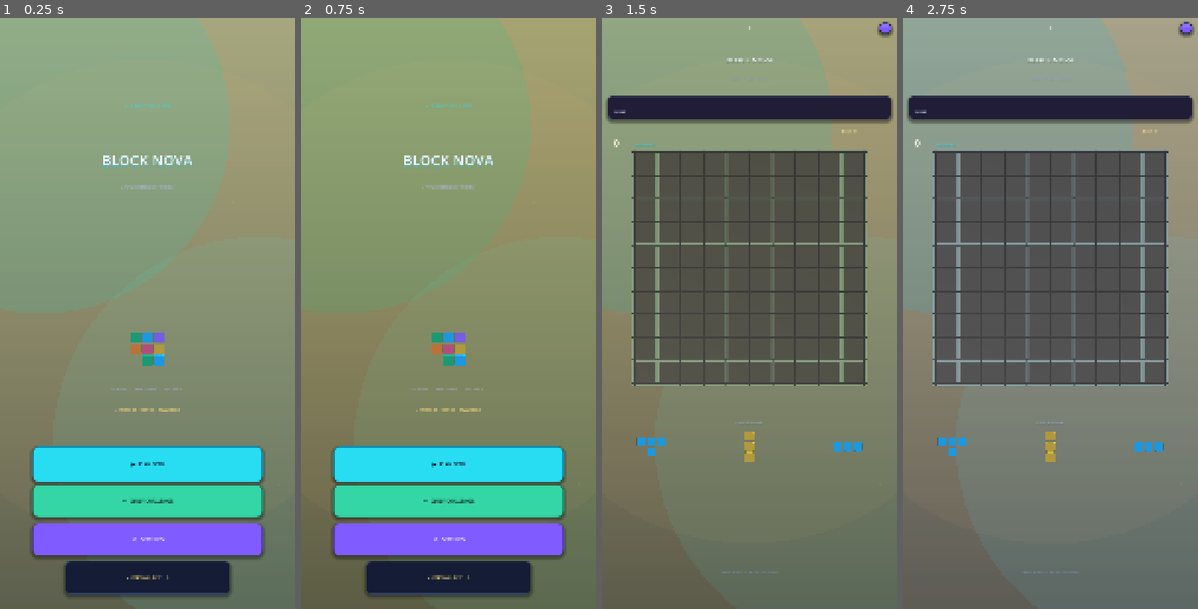
Above: before the commit, frames 1-4 (left to right).
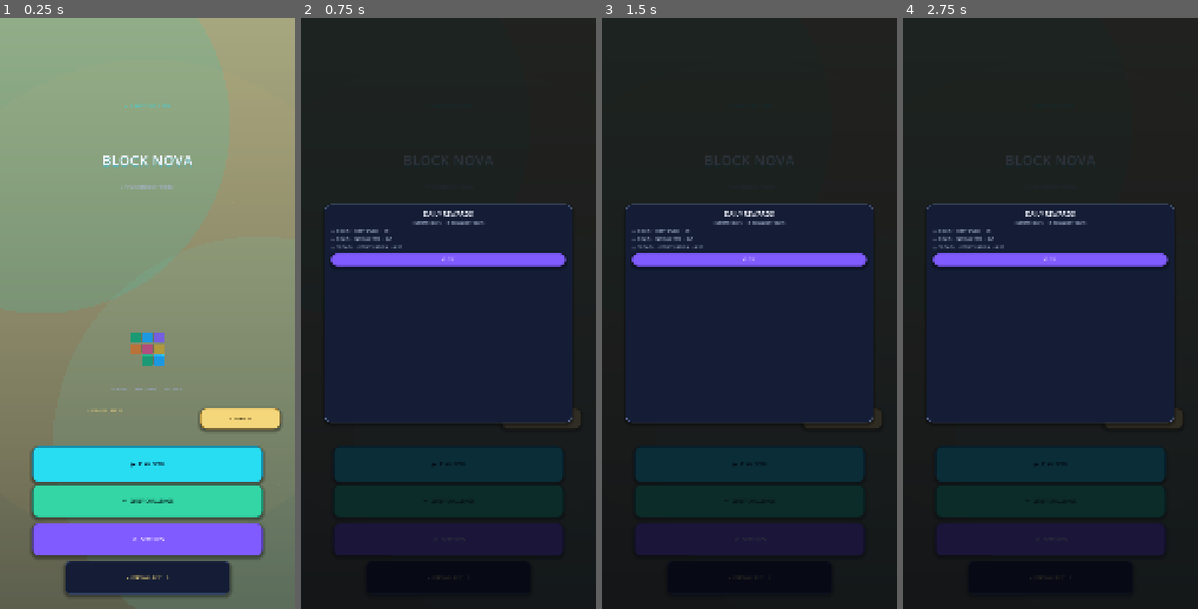
Above: after the commit, the same moments.

Repository: mahdialloui01-art/BlockNova
Game: Godot game, scene res://scenes/main.tscn
Two runs of this game, one before a commit and one after it. Both use one fixed random seed, a clock stepped at 60 frames per second and the inputs below.
Inputs (mouse positions are in pixels of both pictures, inside the frame that each line leads up to):
- Up to frame 1 (0.25 s): no input
- Up to frame 2 (0.75 s): click (542, 419) at 0.5 s, where only the run after the commit has a clickable "✦ REWARDS 0/3"
- Up to frame 3 (1.5 s): click "▶ PLAY NOW" at 1.25 s
- Up to frame 4 (2.75 s): click (1050, 467) at 2 s, where only the run after the commit has a clickable "▶ PLAY NOW"

The runs differ from the first frame. In frame 1, 1.2% of the frame differs, in the area x 29-96%, y 66-70%; in frame 2, 100%, in the area x 0-100%, y 0-100%; in frame 3, 96%; in frame 4, 96%.

Commit message:
Add interactive daily rewards panel
Show daily streak milestone progress and add a local rewards panel with deterministic UI regression tests.

Diff:
--- a/scripts/home_screen.gd
+++ b/scripts/home_screen.gd
@@ -14,6 +14,10 @@
 var _settings_button: Button
 var _best_panel: PanelContainer
 var _daily_streak_label: Label
+var _daily_rewards_button: Button
+var _daily_rewards_overlay: Control
+var _daily_rewards_detail: Label
+var _daily_reward_labels: Dictionary = {}
 var daily_streak: int = 0
 var daily_best_streak: int = 0
 
@@ -85,16 +89,27 @@
 
 	var streak := Label.new()
 	streak.name = "DailyStreakLabel"
-	streak.text = "✦  DAILY STREAK  0 DAYS"
+	streak.text = "✦  STREAK 0D  •  BEST 0D"
 	streak.horizontal_alignment = HORIZONTAL_ALIGNMENT_CENTER
-	streak.add_theme_font_size_override("font_size", 12)
+	streak.add_theme_font_size_override("font_size", 11)
 	streak.add_theme_color_override("font_color", Color("#F5D77B"))
-	streak.anchor_left = 0.08
-	streak.anchor_right = 0.92
+	streak.anchor_left = 0.05
+	streak.anchor_right = 0.66
 	streak.anchor_top = 0.66
 	streak.anchor_bottom = 0.695
 	root.add_child(streak)
 	_daily_streak_label = streak
+
+	var rewards := _make_button("✦  REWARDS 0/3", Color("#F5D77B"), Color("#A77E2B"), Color("#241A05"))
+	rewards.name = "DailyRewardsButton"
+	rewards.anchor_left = 0.68
+	rewards.anchor_right = 0.95
+	rewards.anchor_top = 0.66
+	rewards.anchor_bottom = 0.695
+	rewards.add_theme_font_size_override("font_size", 10)
+	rewards.pressed.connect(_open_daily_rewards)
+	root.add_child(rewards)
+	_daily_rewards_button = rewards
 
 	var resume := _make_button("↻   RESUME LAST GAME", Color("#FFC857"), Color("#B78328"), Color("#241A05"))
 	resume.name = "ResumeButton"
@@ -147,6 +162,105 @@
 	best_panel.add_child(_best_label)
 	_best_panel = best_panel
 	_layout_action_buttons()
+	_build_daily_rewards_overlay(root)
+
+func _build_daily_rewards_overlay(root: Control) -> void:
+	var overlay := Control.new()
+	overlay.name = "DailyRewardsOverlay"
+	overlay.set_anchors_and_offsets_preset(Control.PRESET_FULL_RECT)
+	overlay.mouse_filter = Control.MOUSE_FILTER_STOP
+	overlay.visible = false
+	root.add_child(overlay)
+	_daily_rewards_overlay = overlay
+
+	var backdrop := ColorRect.new()
+	backdrop.name = "Backdrop"
+	backdrop.set_anchors_and_offsets_preset(Control.PRESET_FULL_RECT)
+	backdrop.color = Color(0.015, 0.025, 0.055, 0.82)
+	backdrop.mouse_filter = Control.MOUSE_FILTER_STOP
+	overlay.add_child(backdrop)
+
+	var panel := PanelContainer.new()
+	panel.name = "DailyRewardsPanel"
+	panel.anchor_left = 0.08
+	panel.anchor_right = 0.92
+	panel.anchor_top = 0.315
+	panel.anchor_bottom = 0.685
+	var panel_style := _panel_style(PANEL, Color("#52658F"), 24, 2)
+	panel_style.content_margin_left = 24
+	panel_style.content_margin_right = 24
+	panel_style.content_margin_top = 20
+	panel_style.content_margin_bottom = 20
+	panel.add_theme_stylebox_override("panel", panel_style)
+	overlay.add_child(panel)
+
+	var content := VBoxContainer.new()
+	content.name = "Content"
+	content.add_theme_constant_override("separation", 10)
+	panel.add_child(content)
+
+	var heading := Label.new()
+	heading.text = "DAILY REWARDS"
+	heading.horizontal_alignment = HORIZONTAL_ALIGNMENT_CENTER
+	heading.add_theme_font_size_override("font_size", 23)
+	heading.add_theme_color_override("font_color", INK)
+	content.add_child(heading)
+
+	var detail := Label.new()
+	detail.name = "DailyRewardsDetail"
+	detail.horizontal_alignment = HORIZONTAL_ALIGNMENT_CENTER
+	detail.add_theme_font_size_override("font_size", 12)
+	detail.add_theme_color_override("font_color", MUTED)
+	content.add_child(detail)
+	_daily_rewards_detail = detail
+
+	for reward in [
+		{"days": 3, "title": "FIRST SPARK"},
+		{"days": 7, "title": "NOVA KEEPER"},
+		{"days": 30, "title": "CONSTELLATION"}
+	]:
+		var milestone := int(reward["days"])
+		var row := Label.new()
+		row.name = "DailyReward%dLabel" % milestone
+		row.add_theme_font_size_override("font_size", 14)
+		row.add_theme_color_override("font_color", MUTED)
+		content.add_child(row)
+		_daily_reward_labels[milestone] = row
+
+	var close := _make_button("CLOSE", VIOLET, Color("#5840B4"), Color.WHITE)
+	close.name = "DailyRewardsCloseButton"
+	close.custom_minimum_size = Vector2(0, 48)
+	close.add_theme_font_size_override("font_size", 14)
+	close.pressed.connect(_close_daily_rewards)
+	content.add_child(close)
+	_refresh_daily_rewards()
+
+func _open_daily_rewards() -> void:
+	_refresh_daily_rewards()
+	if is_instance_valid(_daily_rewards_overlay):
+		_daily_rewards_overlay.visible = true
+
+func _close_daily_rewards() -> void:
+	if is_instance_valid(_daily_rewards_overlay):
+		_daily_rewards_overlay.visible = false
+
+func _refresh_daily_rewards() -> void:
+	var unlocked := int(daily_best_streak >= 3) + int(daily_best_streak >= 7) + int(daily_best_streak >= 30)
+	if is_instance_valid(_daily_rewards_button):
+		_daily_rewards_button.text = "✦  REWARDS %d/3" % unlocked
+	if is_instance_valid(_daily_rewards_detail):
+		_daily_rewards_detail.text = "CURRENT %d DAYS   •   PERSONAL BEST %d DAYS" % [daily_streak, daily_best_streak]
+	var reward_titles := {3: "FIRST SPARK", 7: "NOVA KEEPER", 30: "CONSTELLATION"}
+	for milestone in [3, 7, 30]:
+		var row := _daily_reward_labels.get(milestone) as Label
+		if not is_instance_valid(row):
+			continue
+		if daily_best_streak >= milestone:
+			row.text = "✓  %d DAYS  •  %s  •  UNLOCKED" % [milestone, reward_titles[milestone]]
+			row.add_theme_color_override("font_color", Color("#35D6A5"))
+		else:
+			row.text = "○  %d DAYS  •  %s  •  %d/%d" % [milestone, reward_titles[milestone], mini(daily_best_streak, milestone), milestone]
+			row.add_theme_color_override("font_color", MUTED)
 
 func _layout_action_buttons() -> void:
 	if not is_instance_valid(_play_button) or not is_instance_valid(_best_panel):
@@ -216,13 +330,15 @@
 	daily_streak = maxi(current_streak, 0)
 	daily_best_streak = maxi(maxi(best_streak, 0), daily_streak)
 	if is_instance_valid(_daily_streak_label):
-		var unlocked := int(daily_best_streak >= 3) + int(daily_best_streak >= 7) + int(daily_best_streak >= 30)
-		_daily_streak_label.text = "✦  STREAK %dD  •  BEST %dD  •  REWARDS %d/3" % [daily_streak, daily_best_streak, unlocked]
+		_daily_streak_label.text = "✦  STREAK %dD  •  BEST %dD" % [daily_streak, daily_best_streak]
+	_refresh_daily_rewards()
 
 func set_daily_streak(value: int) -> void:
 	# Keep the original setter available for existing callers and older tests.
 	set_daily_progress(value, daily_best_streak)
 
 func set_ui_visible(value: bool) -> void:
+	if not value:
+		_close_daily_rewards()
 	if is_instance_valid(_root_control):
 		_root_control.visible = value
--- a/tests/test_grid_rules.gd
+++ b/tests/test_grid_rules.gd
@@ -67,7 +67,9 @@
         return
     if not _check(int(game.call("_daily_reward_count", 2)) == 0 and int(game.call("_daily_reward_count", 3)) == 1 and int(game.call("_daily_reward_count", 7)) == 2 and int(game.call("_daily_reward_count", 30)) == 3, "Daily rewards must unlock at 3, 7, and 30 best-streak days"):
         return
-    if not _check(daily_home_ui.has_method("set_daily_progress") and daily_home_ui.get_node_or_null("FullScreenHome/DailyStreakLabel") != null, "Home screen must expose daily streak and reward progress"):
+    var rewards_button := daily_home_ui.get_node_or_null("FullScreenHome/DailyRewardsButton") as Button
+    var rewards_overlay := daily_home_ui.get_node_or_null("FullScreenHome/DailyRewardsOverlay") as Control
+    if not _check(daily_home_ui.has_method("set_daily_progress") and daily_home_ui.get_node_or_null("FullScreenHome/DailyStreakLabel") != null and rewards_button != null and rewards_overlay != null, "Home screen must expose streak progress and an interactive rewards panel"):
         return
     game.set("daily_mode", true)
     game.set("daily_streak", 2)
@@ -83,10 +85,22 @@
     if not _check(streak_config.load("user://blocknova.cfg") == OK and int(streak_config.get_value("daily_progress", "s …(249 unchanged characters)…
         return
     var streak_label := daily_home_ui.get_node("FullScreenHome/DailyStreakLabel") as Label
-    if not _check(streak_label != null and streak_label.text.contains("REWARDS 1/3"), "Home screen must show the first unlocked reward"):
+    if not _check(streak_label != null and streak_label.text.contains("STREAK 3D") and rewards_button.text.contains("REWARDS 1/3"), "Home screen must show the current streak and first unlocked reward"):
+        return
+    rewards_button.emit_signal("pressed")
+    if not _check(rewards_overlay.visible, "Tapping the rewards control must open the daily rewards panel"):
+        return
+    var reward_3 := rewards_overlay.get_node("DailyRewardsPanel/Content/DailyReward3Label") as Label
+    var reward_7 := rewards_overlay.get_node("DailyRewardsPanel/Content/DailyReward7Label") as Label
+    var reward_30 := rewards_overlay.get_node("DailyRewardsPanel/Content/DailyReward30Label") as Label
+    if not _check(reward_3.text.contains("UNLOCKED") and not reward_7.text.contains("UNLOCKED") and not reward_30.text.contains("UNLOCKED"), "The rewards panel must distinguish earned and locked milestones"):
         return
     daily_home_ui.call("set_daily_progress", 30, 30)
-    if not _check(streak_label.text.contains("BEST 30D") and streak_label.text.contains("REWARDS 3/3"), "Home screen must show all rewards unlocked at a 30-day best streak"):
+    if not _check(streak_label.text.contains("BEST 30D") and rewards_button.text.contains("REWARDS 3/3") and reward_3.text.contains("UNLOCKED") and reward_7.text.contains("UNLOCKED") and reward_30.text.contains("UNLOCKED"), "A 30-day best streak must unlock all three visible rewards"):
+        return
+    var close_rewards := rewards_overlay.get_node("DailyRewardsPanel/Content/DailyRewardsCloseButton") as Button
+    close_rewards.emit_signal("pressed")
+    if not _check(not rewards_overlay.visible, "Closing the rewards panel must return to the home screen"):
         return
     # A missed day resets the active streak but must never erase earned rewards.
     var expired_progress := ConfigFile.new()
